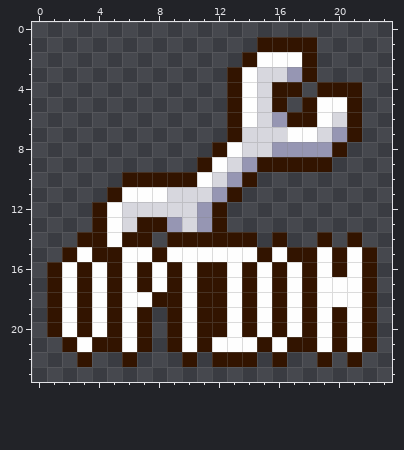
One commit to this pixel-art sprite: maohx2/app/src/main/assets/image/local/World/world_object/オプション.png. Above is the file before it was changed.
The file is 24x24 pixels.
Once edited:
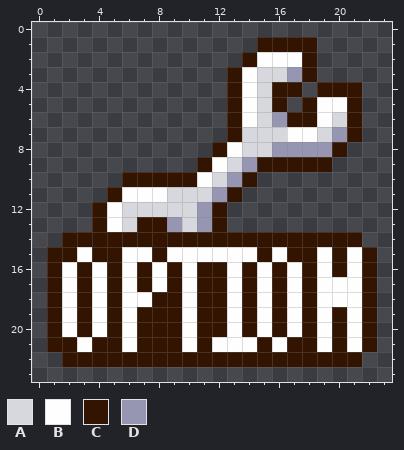
Palette (. is transparent): A #d7d7de  B #fefefe  C #321400  D #9696b3
Difference:
The author put colour C in row 14 at x 2, 8, 15, 17 to 18 and 20; in row 15 at x 1; in rows 19 to 20 at x 8; in row 21 at x 1 and 8; in row 22 at x 2, 4 to 5, 7 to 9, 11, 15, 17 to 18 and 20.
Colour B becomes colour C in row 14 at x 5.
